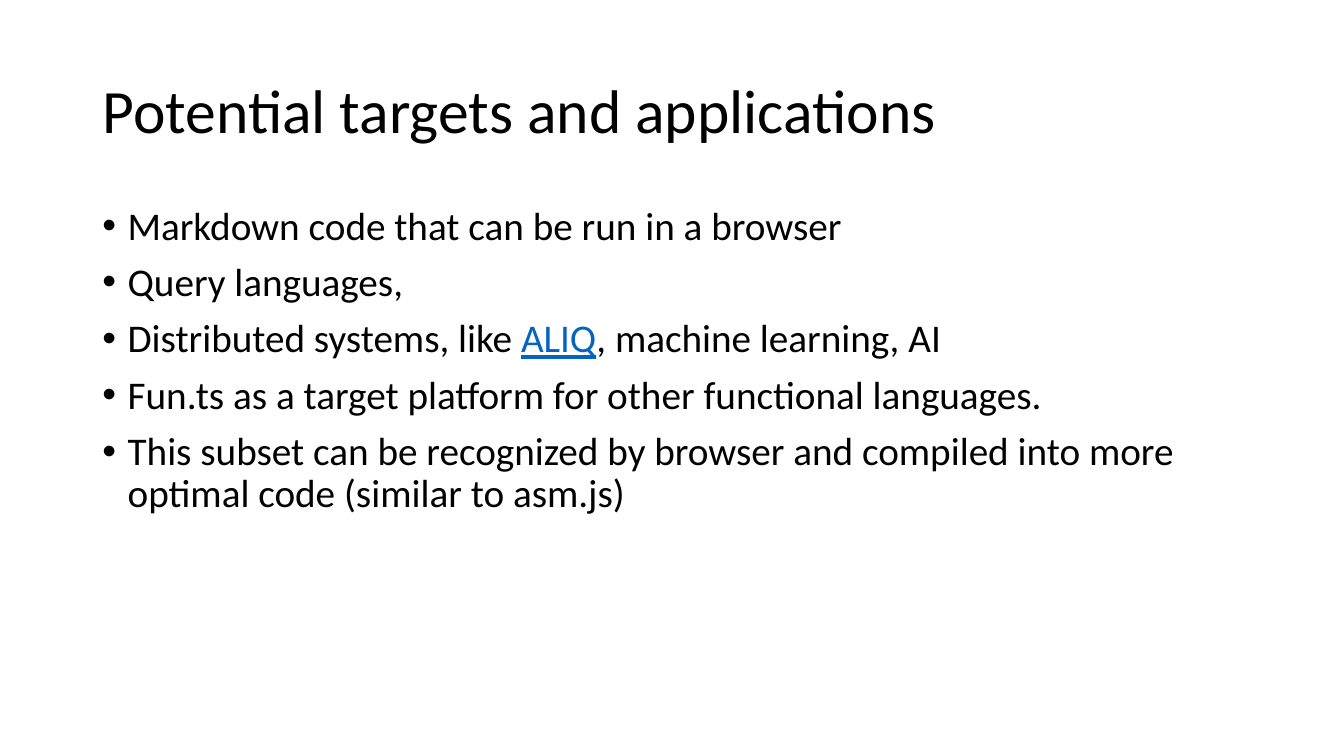
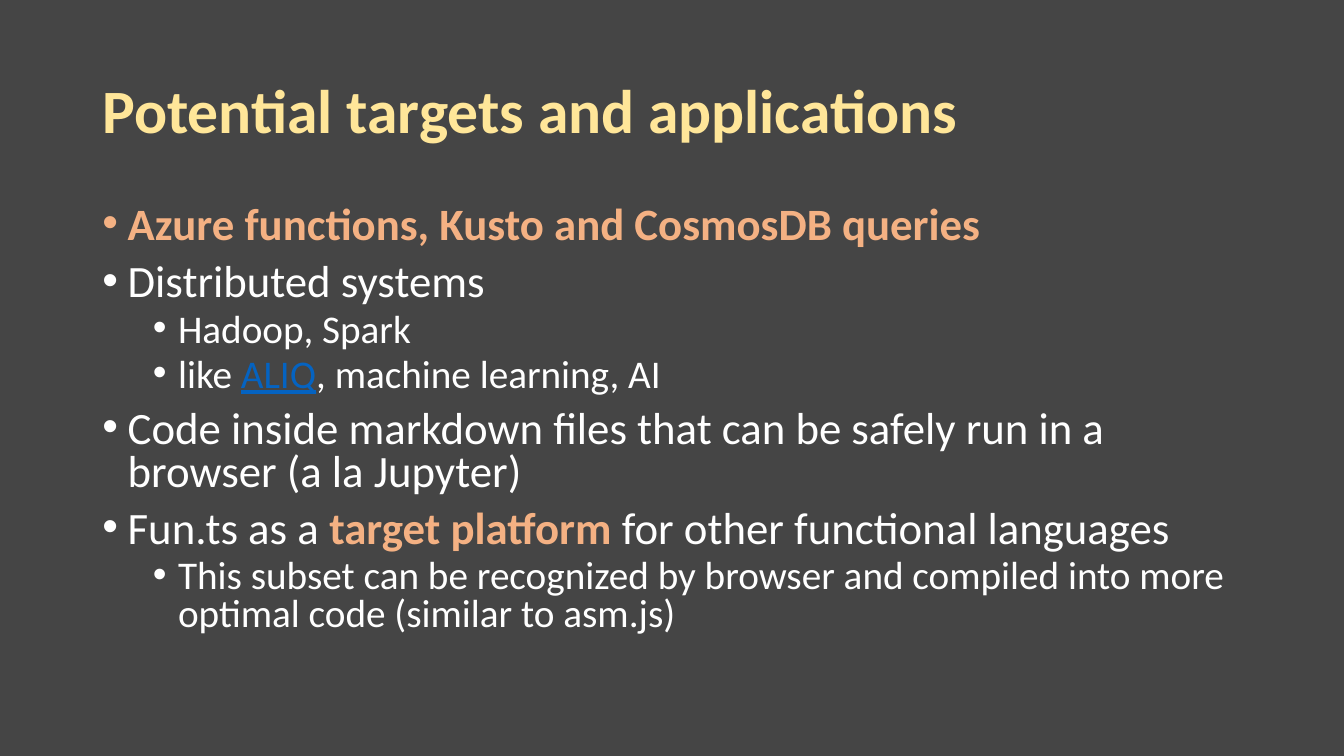
Before and after one commit to ts-common/fun.ts, a slide deck: slide 5 of doc/demo/about_FUNts.pptx. Drawn at 1344x756 pixels with LibreOffice and Linux fonts; fonts in the diff are those of the drawing. Boxes give left, top, right and bottom in pixels: in the first picture for what was removed or moved away, otherwise in the second. Text is boxed around its words. In the diff, an @@ line names an element or a change of style, - is before the commit and + after.

```diff
--- a/doc/demo/about_FUNts.pptx
+++ b/doc/demo/about_FUNts.pptx
@@ background #FFFFFF to #454545 @@
@@ title "Potential targets and applications" at (x1=102, y1=89, x2=956, y2=144): text colour #000000 to #FFE699, bold on @@
@@ text at (x1=128, y1=208, x2=1170, y2=552): text changed; size 28 to 32 pt; text colour #000000 to #FFFFFF @@
-• Markdown code that can be run in a browser
-• Query languages,
-• Distributed systems, like ALIQ, machine learning, AI
-• Fun.ts as a target platform for other functional languages.
+• Azure functions, Kusto and CosmosDB queries
+• Distributed systems
+  • Hadoop, Spark
+  • like ALIQ, machine learning, AI
+• Code inside markdown files that can be safely run in a browser (a la Jupyter)
+• Fun.ts as a target platform for other functional languages
@@ text at (x1=178, y1=562, x2=1224, y2=634): text colour #000000 to #FFFFFF in "This subset can be recognized by browser ..."; list level 1 to 2 in "This subset can be recognized ..."; line spacing 0.9 to 0.8 @@
```
Also in this commit, not shown: 5 other slides changed, 4 slides added.
